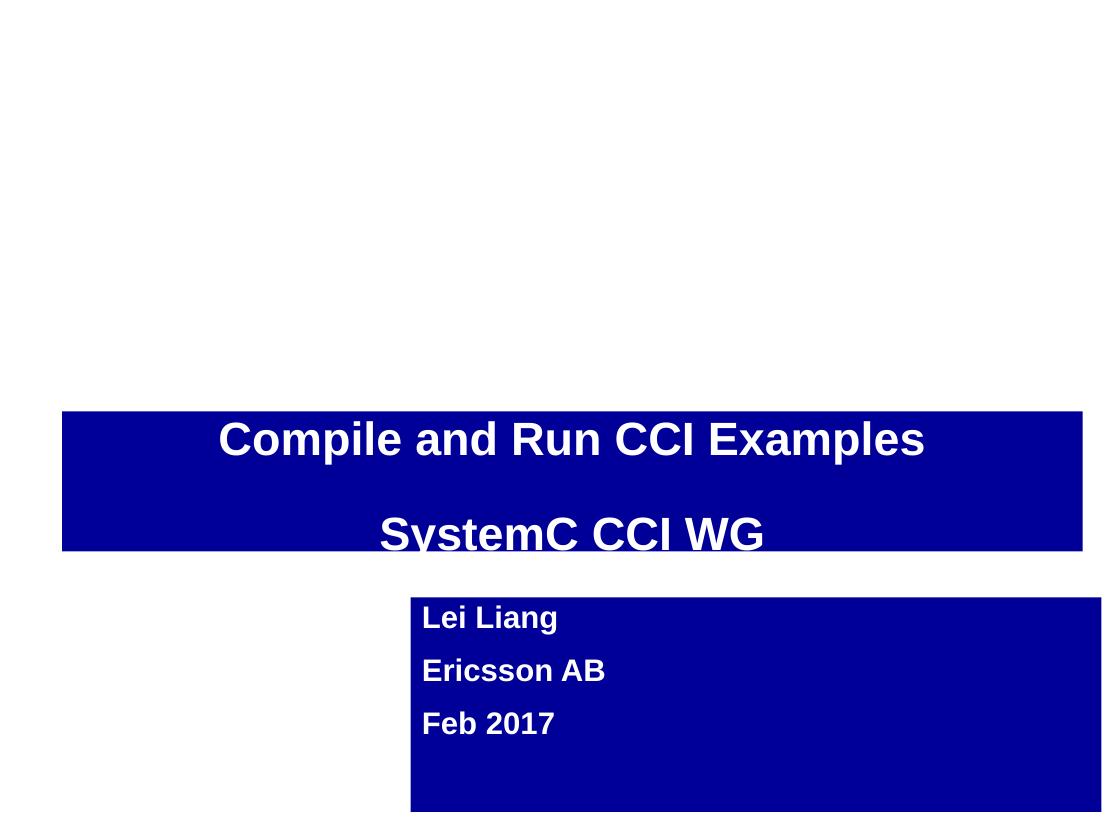
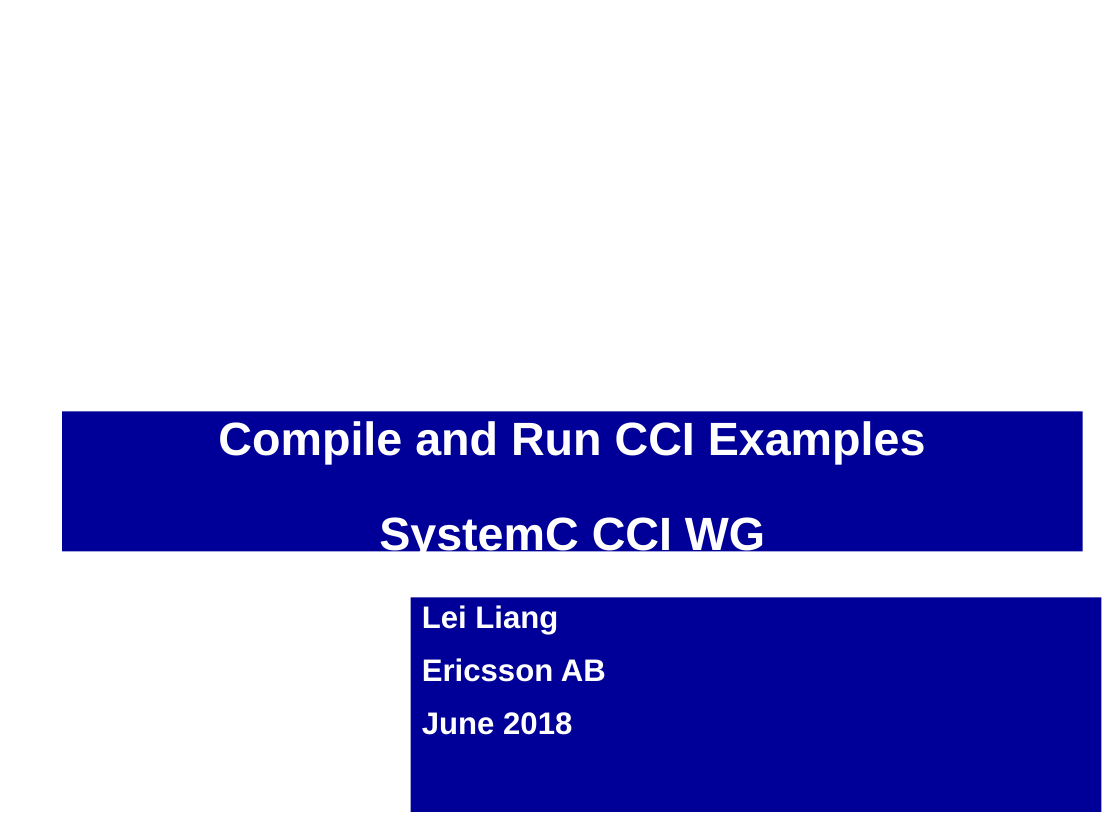
Before and after one commit to accellera-official/cci, a slide deck: slide 1 of examples/Compile_and_Run_CCI_Examples.ppt. Drawn at 1120x840 pixels with LibreOffice and Linux fonts; fonts in the diff are those of the drawing; background and template pictures are left out. Boxes give left, top, right and bottom in pixels: in the first picture for what was removed or moved away, otherwise in the second. Text is boxed around its words. In the diff, an @@ line names an element or a change of style, - is before the commit and + after.

```diff
--- a/examples/Compile_and_Run_CCI_Examples.ppt
+++ b/examples/Compile_and_Run_CCI_Examples.ppt
@@ subtitle at box(422, 712, 572, 735): text changed @@
-Feb 2017
+June 2018
```
Also in this commit, not shown: 3 other slides changed, 4 other files.
